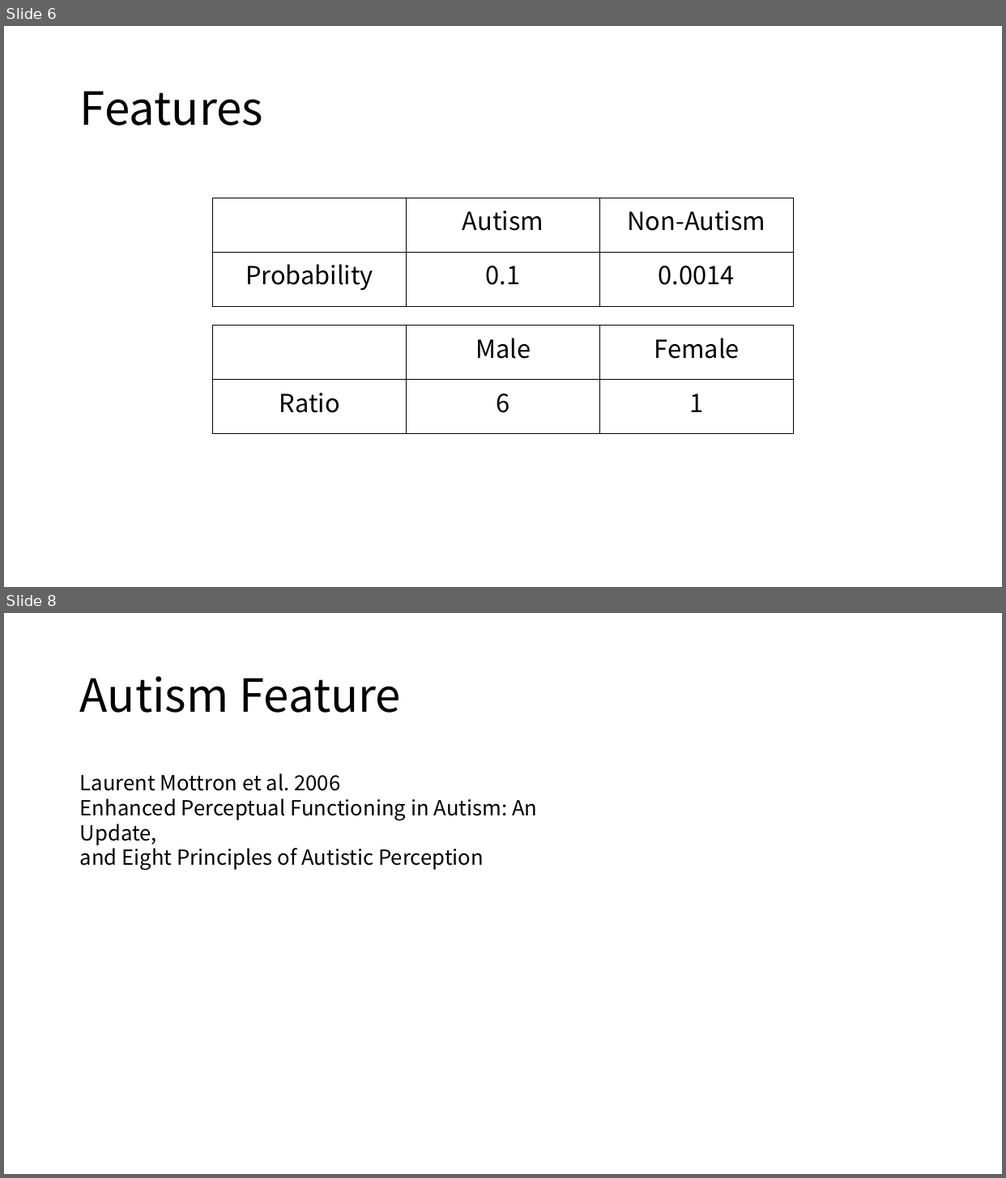
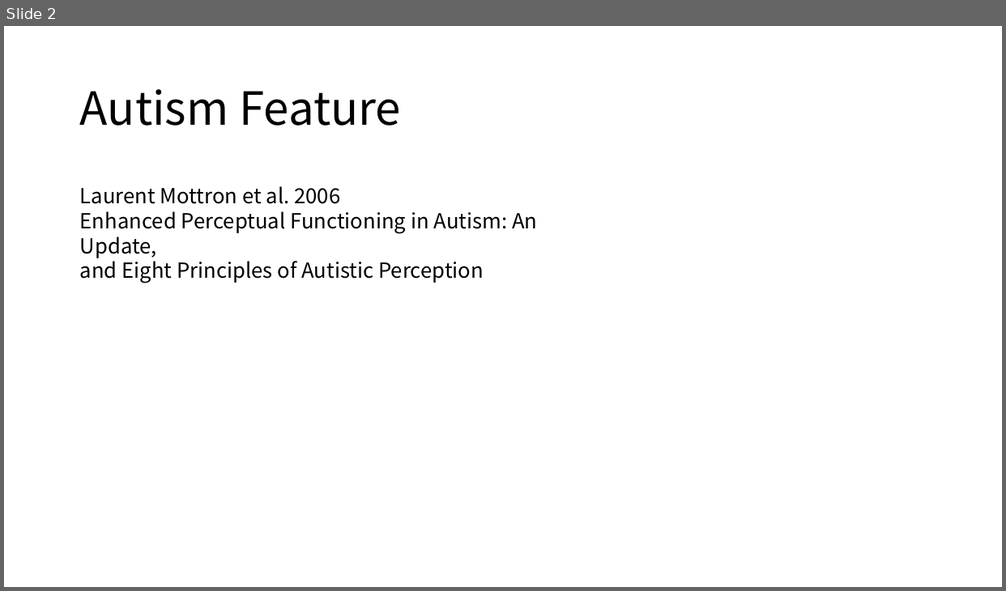
Before and after one commit to topaz11100/PROGRESS, a slide deck: 2_0729/0729_progress.pptx. Shown one above the other, each under a label of ours: slides 6 and 8 before the commit, slide 2 after it; the slides between them are not shown. The pictures are 1006x1178 and 1006x591 pixels, drawn with LibreOffice and Linux fonts; fonts in the diff are those of the drawing. Boxes give left, top, right and bottom in pixels: in the first picture for what was removed or moved away, otherwise in the second. Text is boxed around its words. In the diff, an @@ line names an element or a change of style, - is before the commit and + after.

```diff
--- a/2_0729/0729_progress.pptx
+++ b/2_0729/0729_progress.pptx
@@ slide 6 removed at [4, 26, 1002, 587], background #FFFFFF @@
@@ title removed at [80, 91, 263, 126] @@
-Features
@@ table removed at [213, 199, 795, 307], 2 rows, 3 columns @@
- | Autism | Non-Autism
-Probability | 0.1 | 0.0014
@@ table removed at [213, 326, 795, 434], 2 rows, 3 columns @@
- | Male | Female
-Ratio | 6 | 1
@@ what was slide 8 is now slide 2 @@
```
Also in this commit, not shown: 1 slide changed, 5 other slides removed, 2 other files.
